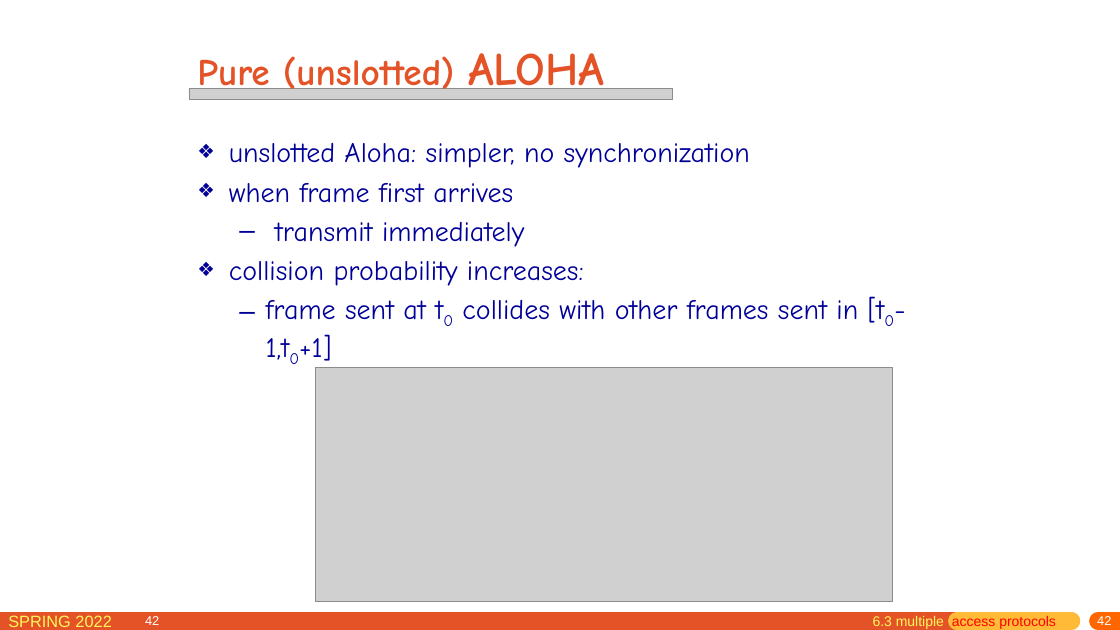
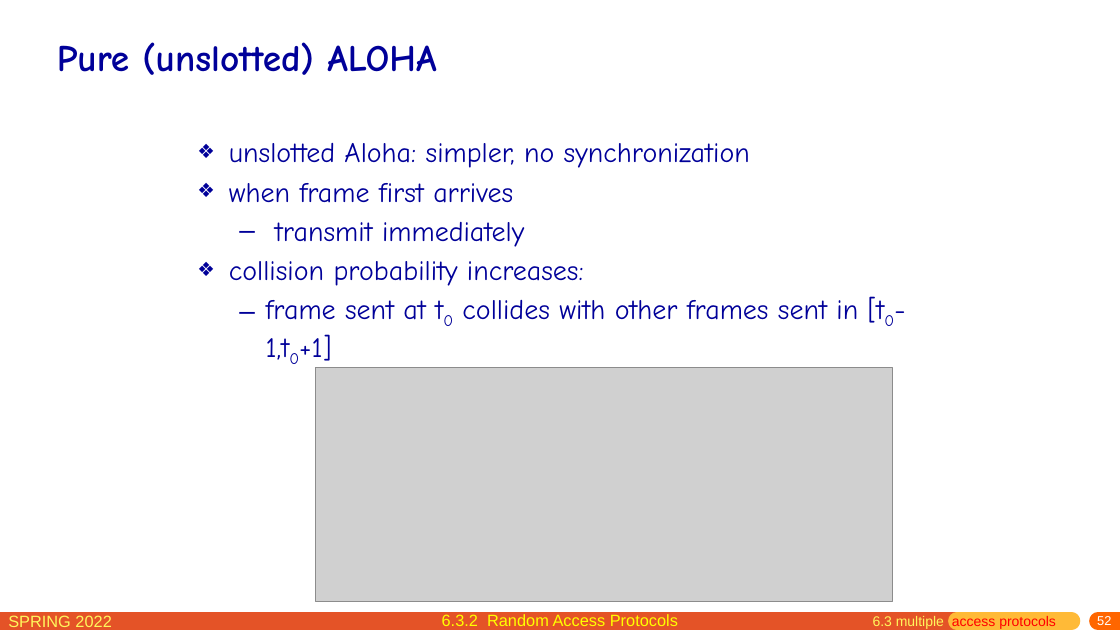
Before and after one commit to network-whu/slides, a slide deck: slide 52 of pptx/chapter6.pptx (slide 42 before the commit). Drawn at 1120x630 pixels with LibreOffice and Linux fonts; fonts in the diff are those of the drawing; grey boxes stand for pictures. Boxes give left, top, right and bottom in pixels: in the first picture for what was removed or moved away, otherwise in the second. Text is boxed around its words. In the diff, an @@ line names an element or a change of style, - is before the commit and + after.

```diff
--- a/pptx/chapter6.pptx
+++ b/pptx/chapter6.pptx
@@ title "Pure (unslotted) ALOHA": place and size @@
-title "Pure (unslotted) ALOHA" at bbox=[197, 53, 605, 99]
+title "Pure (unslotted) ALOHA" at bbox=[57, 42, 436, 75]
@@ title "Pure (unslotted) ALOHA" at bbox=[57, 42, 436, 75]: size 40 to 32 pt in "ALOHA"; text colour #E45327 to #000099 @@
@@ picture removed at bbox=[189, 89, 673, 99] @@
@@ page number removed at bbox=[145, 616, 159, 625] @@
-42
@@ text added at bbox=[442, 614, 678, 626], 14 pt, text #FFFF00 @@
+6.3.2 Random Access Protocols
@@ page number at bbox=[1097, 616, 1111, 625]: text changed @@
-42
+52
```
Also in this commit, not shown: 116 other slides changed, 28 slides added, 1 other file.
